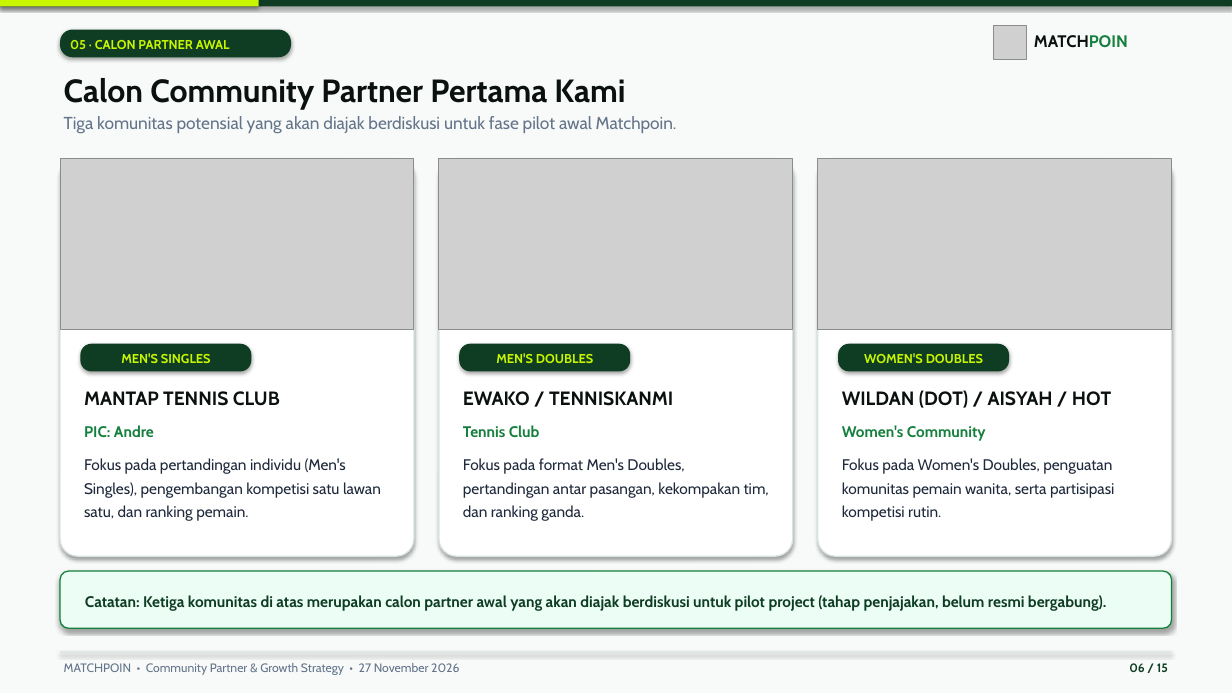
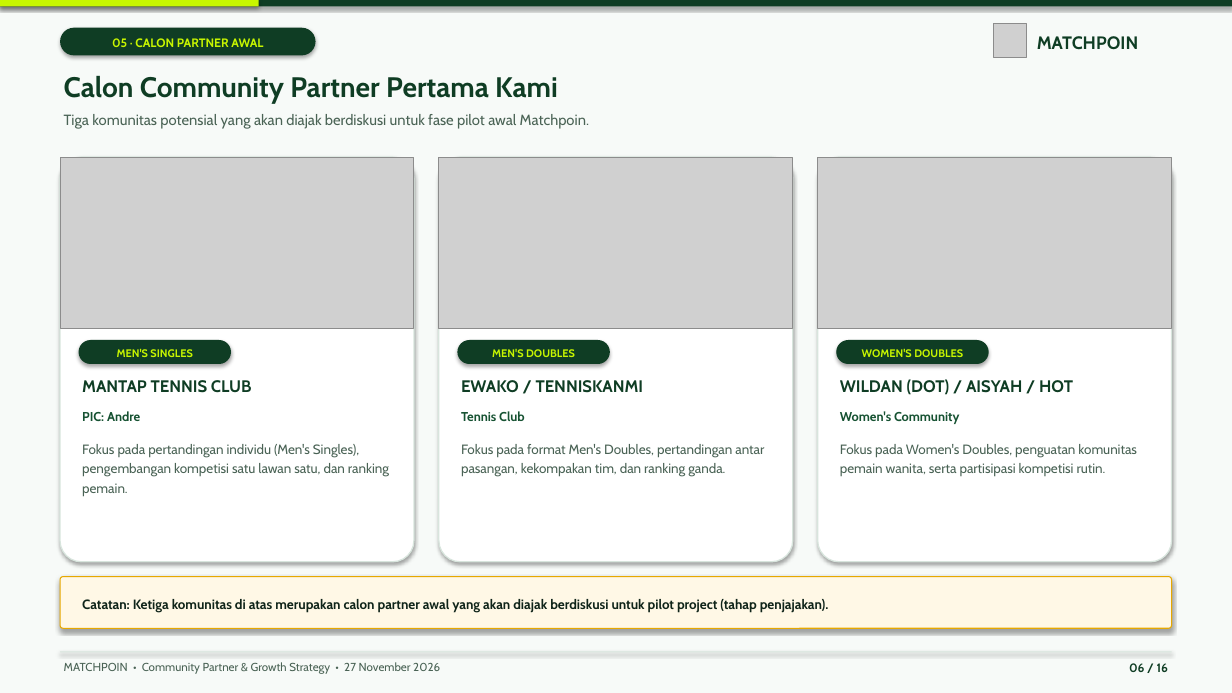
Before and after one commit to digiteks-ops/matchpoin, a slide deck: slide 6 of Matchpoin_Community_Partner_Growth_Strategy.pptx. Drawn at 1232x693 pixels with LibreOffice and Linux fonts; fonts in the diff are those of the drawing; grey boxes stand for pictures. Boxes give left, top, right and bottom in pixels: in the first picture for what was removed or moved away, otherwise in the second. Text is boxed around its words. In the diff, an @@ line names an element or a change of style, - is before the commit and + after.

```diff
--- a/Matchpoin_Community_Partner_Growth_Strategy.pptx
+++ b/Matchpoin_Community_Partner_Growth_Strategy.pptx
@@ rounded rectangle resized from (x1=60, y1=30, x2=291, y2=57) to (x1=60, y1=28, x2=316, y2=55) @@
@@ text "05 · CALON PARTNER AWAL" at (x1=112, y1=38, x2=263, y2=47): size 10 to 9.5 pt; alignment left to centre @@
@@ text "MATCHPOIN" at (x1=1037, y1=36, x2=1138, y2=50): size 13 to 14 pt; text colour #0B110E to #0F3D24, text colour #15803D to #0F3D24 in "MATCHPOIN"; line spacing 1 to 1.15 @@
@@ text "Calon Community Partner Pertama Kami" at (x1=64, y1=76, x2=558, y2=104): size 25 to 22 pt, text colour #0B110E to #0F3D24 @@
@@ text "Tiga komunitas potensial yang akan ..." at (x1=64, y1=114, x2=589, y2=129): size 13.5 to 11.5 pt, text colour #64748B to #4A6355 @@
@@ rounded rectangle resized from (x1=60, y1=159, x2=414, y2=556) to (x1=60, y1=157, x2=414, y2=562) @@
@@ rounded rectangle resized from (x1=439, y1=159, x2=793, y2=556) to (x1=439, y1=157, x2=793, y2=562) @@
@@ rounded rectangle resized from (x1=818, y1=159, x2=1172, y2=556) to (x1=818, y1=157, x2=1172, y2=562) @@
@@ rounded rectangle resized from (x1=80, y1=344, x2=251, y2=372) to (x1=79, y1=340, x2=231, y2=364) @@
@@ proportions changed in 7 elements at (x1=60, y1=157, x2=414, y2=562), (x1=439, y1=157, x2=793, y2=562), (x1=818, y1=157, x2=1172, y2=562), (x1=60, y1=28, x2=316, y2=55), (x1=836, y1=340, x2=989, y2=364), (x1=79, y1=340, x2=231, y2=364), (x1=457, y1=340, x2=610, y2=364) @@
@@ rounded rectangle resized from (x1=459, y1=344, x2=630, y2=372) to (x1=457, y1=340, x2=610, y2=364) @@
@@ rounded rectangle resized from (x1=838, y1=344, x2=1009, y2=372) to (x1=836, y1=340, x2=989, y2=364) @@
@@ size 10 to 8.5 pt in 3 elements at (x1=117, y1=349, x2=192, y2=357), (x1=492, y1=349, x2=575, y2=357), (x1=862, y1=349, x2=963, y2=357) @@
@@ text "MANTAP TENNIS CLUB" moved from (x1=84, y1=391, x2=280, y2=406) to (x1=82, y1=380, x2=252, y2=393) @@
@@ size 15 to 13 pt, text colour #0B110E to #0F3D24 in 3 elements at (x1=840, y1=379, x2=1073, y2=395), (x1=82, y1=380, x2=252, y2=393), (x1=461, y1=380, x2=643, y2=393) @@
@@ text "EWAKO / TENNISKANMI" moved from (x1=463, y1=391, x2=673, y2=406) to (x1=461, y1=380, x2=643, y2=393) @@
@@ text "WILDAN (DOT) / AISYAH / ..." moved from (x1=842, y1=390, x2=1111, y2=408) to (x1=840, y1=379, x2=1073, y2=395) @@
@@ 3 texts moved together from (x1=84, y1=425, x2=986, y2=441) to (x1=82, y1=411, x2=959, y2=424) @@
@@ size 12 to 10 pt, text colour #15803D to #165232 in 3 elements at (x1=840, y1=411, x2=959, y2=424), (x1=82, y1=411, x2=140, y2=421), (x1=461, y1=411, x2=525, y2=421) @@
@@ text "Fokus pada pertandingan individu (Men's ..." moved from (x1=84, y1=458, x2=381, y2=521) to (x1=82, y1=444, x2=389, y2=496) @@
@@ text "Fokus pada format Men's Doubles, ..." moved from (x1=463, y1=458, x2=769, y2=521) to (x1=461, y1=444, x2=764, y2=477) @@
@@ size 12 to 10.5 pt, text colour #1E293B to #4A6355; line spacing 1.25 to 1.2 in 3 elements at (x1=82, y1=444, x2=389, y2=496), (x1=461, y1=444, x2=764, y2=477), (x1=840, y1=444, x2=1137, y2=477) @@
@@ text "Fokus pada Women's Doubles, penguatan ..." moved from (x1=842, y1=458, x2=1114, y2=521) to (x1=840, y1=444, x2=1137, y2=477) @@
@@ rounded rectangle resized from (x1=60, y1=571, x2=1172, y2=628) to (x1=60, y1=577, x2=1172, y2=628) @@
@@ rounded rectangle at (x1=60, y1=577, x2=1172, y2=628): fill #ECFDF5 to #FFF8E6; outline #15803D 1 pt to #E6A800 0.8 pt; proportions changed @@
@@ text at (x1=82, y1=599, x2=829, y2=612): text changed; size 12 to 10.5 pt; text colour #0F3D24 to #0F2419 @@
-Catatan: Ketiga komunitas di atas merupakan calon partner awal yang akan diajak berdiskusi untuk pilot project (tahap penjajakan, belum resmi bergabung).
+Catatan: Ketiga komunitas di atas merupakan calon partner awal yang akan diajak berdiskusi untuk pilot project (tahap penjajakan).
@@ text "MATCHPOIN • Community Partner & ..." at (x1=64, y1=662, x2=440, y2=674): size 9.5 to 9 pt, text colour #64748B to #4A6355 @@
@@ text at (x1=1129, y1=663, x2=1168, y2=672): text changed @@
-06 / 15
+06 / 16
```
Also in this commit, not shown: 9 other slides changed, 6 slides added, 5 slides removed.
